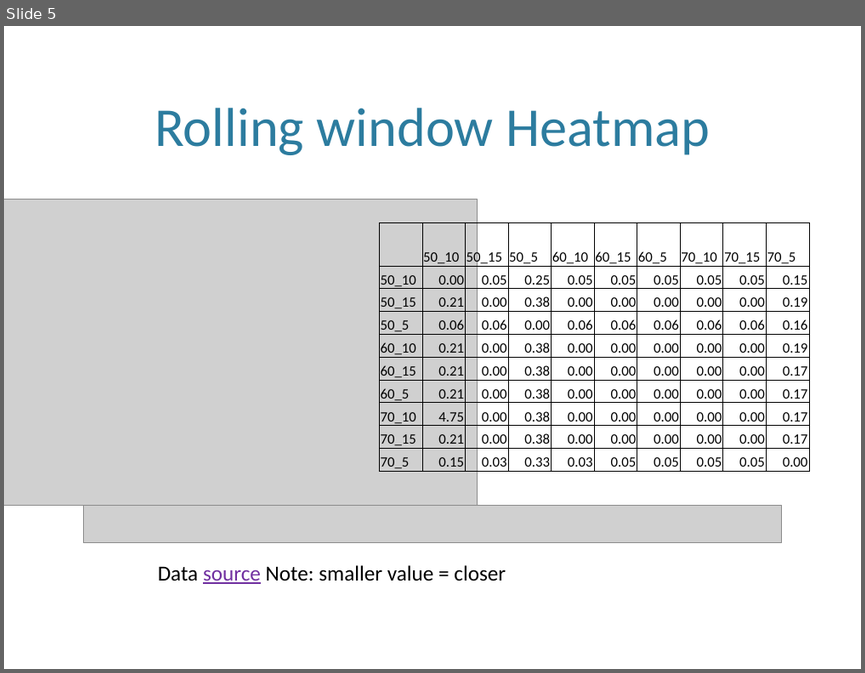
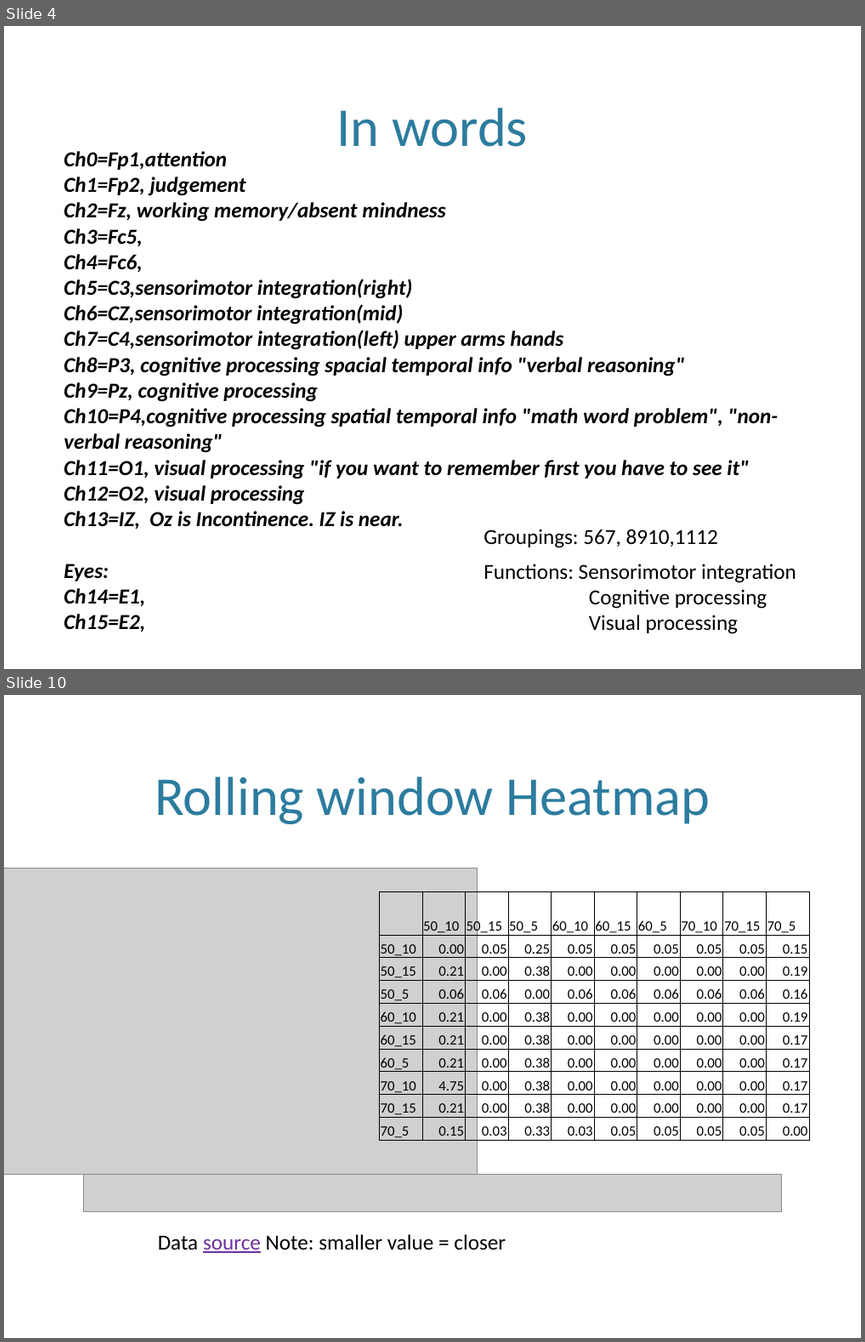
Before and after one commit to leolincoln/athelets, a slide deck: Texts/Atheletes_clustering.pptx. Shown one above the other, each under a label of ours: slide 5 before the commit, slides 4 and 10 after it; the slides between them are not shown. The pictures are 865x673 and 865x1342 pixels, drawn with LibreOffice and Linux fonts; fonts in the diff are those of the drawing; grey boxes stand for pictures; background and template pictures are left out. Boxes give left, top, right and bottom in pixels: in the first picture for what was removed or moved away, otherwise in the second. Text is boxed around its words. In the diff, an @@ line names an element or a change of style, - is before the commit and + after.

```diff
--- a/Texts/Atheletes_clustering.pptx
+++ b/Texts/Atheletes_clustering.pptx
@@ slide 4 added at bbox=[4, 26, 861, 669], background picture (left out) @@
@@ title added at bbox=[337, 108, 528, 147], 46 pt, text #2C7C9F @@
+In words
@@ text added at bbox=[64, 151, 778, 632], 18 pt, text #000000, bold, italic @@
+Ch0=Fp1,attention
+Ch1=Fp2, judgement
+Ch2=Fz, working memory/absent mindness
+Ch3=Fc5,
+Ch4=Fc6,
+Ch5=C3,sensorimotor integration(right)
+Ch6=CZ,sensorimotor integration(mid)
+Ch7=C4,sensorimotor integration(left) upper arms hands
+Ch8=P3, cognitive processing spacial temporal info "verbal reasoning"
+Ch9=Pz, cognitive processing
+Ch10=P4,cognitive processing spatial temporal info "math word problem", "non-verbal reasoning"
+Ch11=O1, visual processing "if you want to remember first you have to see it"
+Ch12=O2, visual processing
+Ch13=IZ, Oz is Incontinence. IZ is near.
+Eyes:
+Ch14=E1,
+Ch15=E2,
@@ text added at bbox=[483, 528, 718, 548], 18 pt, text #000000 @@
+Groupings: 567, 8910,1112
@@ text added at bbox=[483, 563, 796, 634], 18 pt, text #000000 @@
+Functions: Sensorimotor integration
+Cognitive processing
+Visual processing
@@ what was slide 5 is now slide 10 @@
```
Also in this commit, not shown: 5 slides changed, 8 other slides added, 1 slide removed, 5 other files.
